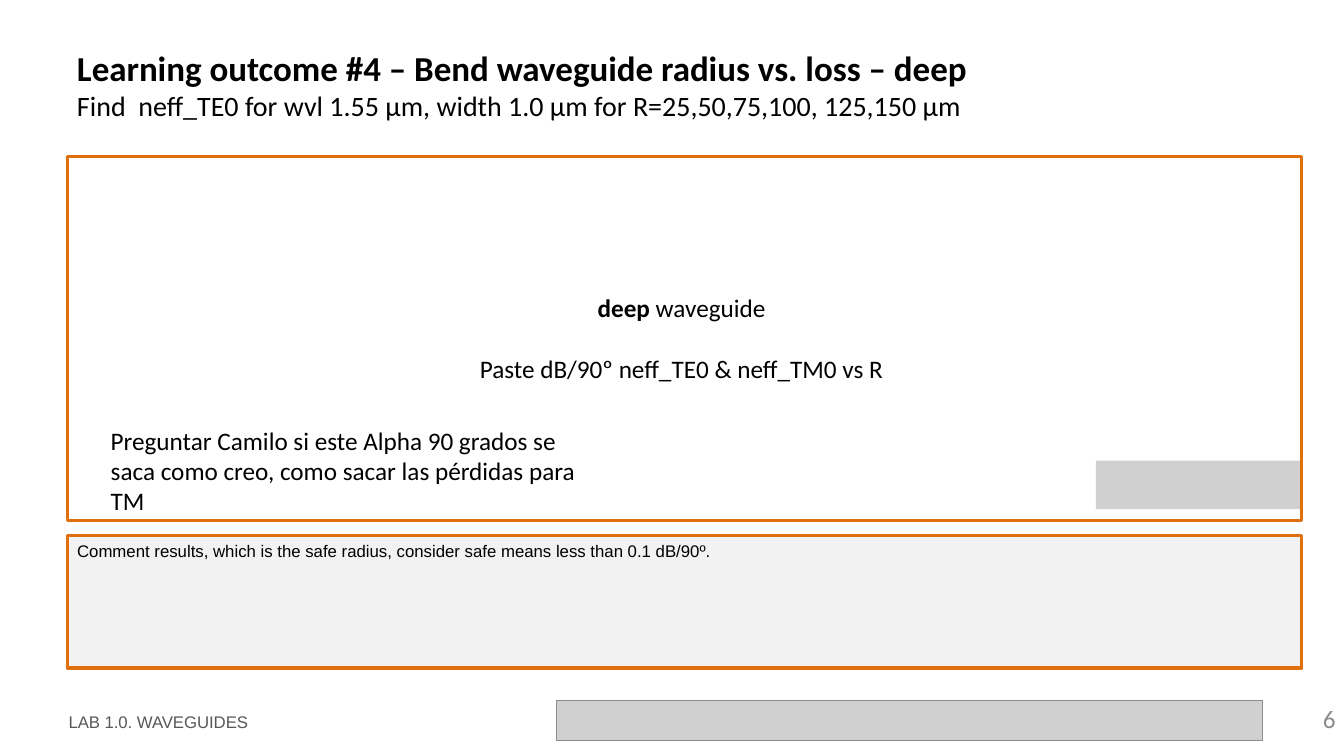
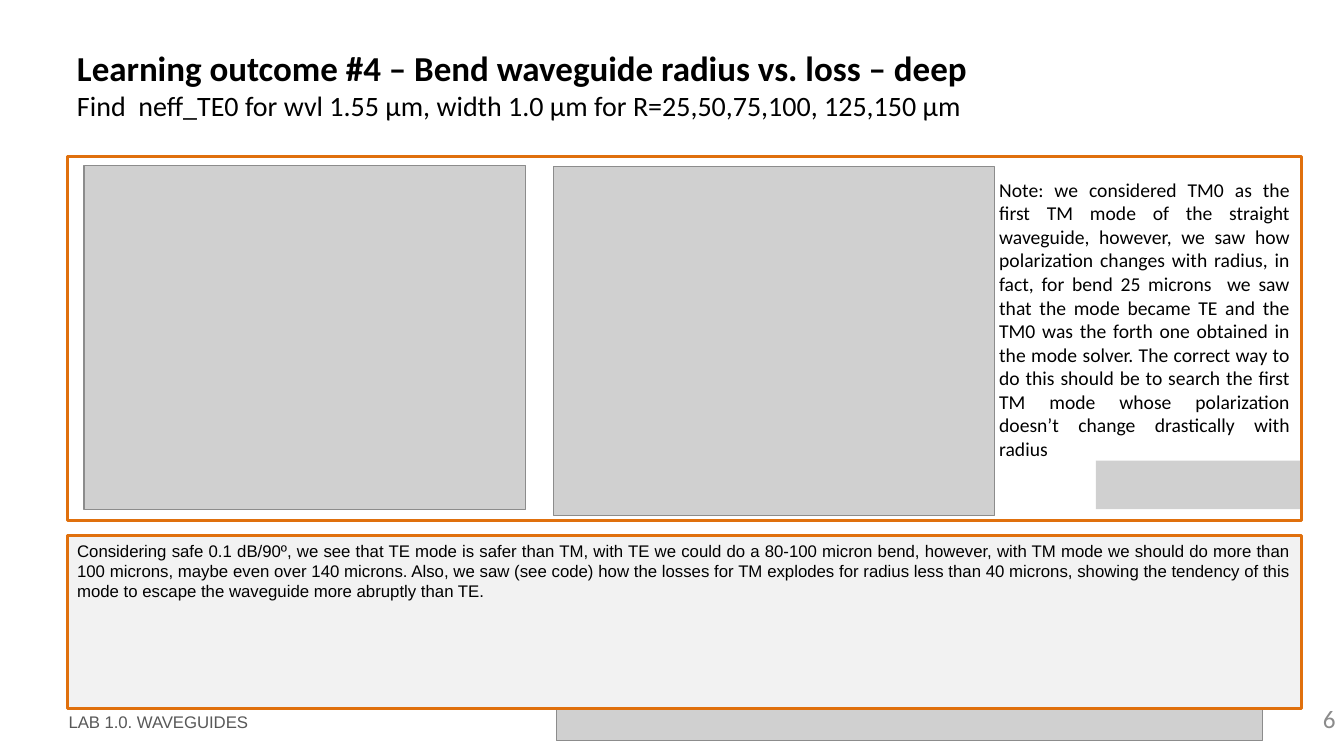
Before and after one commit to DBAEASE/pic-upv-lab1, a slide deck: slide 6 of LabBook_10.pptx. Drawn at 1344x756 pixels with LibreOffice and Linux fonts; fonts in the diff are those of the drawing; grey boxes stand for pictures; background and template pictures are left out. Boxes give left, top, right and bottom in pixels: in the first picture for what was removed or moved away, otherwise in the second. Text is boxed around its words. In the diff, an @@ line names an element or a change of style, - is before the commit and + after.

```diff
--- a/LabBook_10.pptx
+++ b/LabBook_10.pptx
@@ picture added at (84, 165, 525, 509) @@
@@ picture added at (554, 166, 995, 515) @@
@@ text added at (999, 183, 1290, 456), 14 pt, text #000000 @@
+Note: we considered TM0 as the first TM mode of the straight waveguide, however, we saw how polarization changes with radius, in fact, for bend 25 microns we saw that the mode became TE and the TM0 was the forth one obtained in the mode solver. The correct way to do this should be to search the first TM mode whose polarization doesn’t change drastically with radius
@@ text removed at (480, 299, 883, 382) @@
-deep waveguide
-Paste dB/90º neff_TE0 & neff_TM0 vs R
@@ text removed at (111, 432, 575, 510) @@
-Preguntar Camilo si este Alpha 90 grados se saca como creo, como sacar las pérdidas para TM
@@ rectangle "Considering safe 0.1 dB/90º, we ...": place and size @@
-rectangle "Considering safe 0.1 dB/90º, we ..." at (68, 536, 1303, 668)
+rectangle "Considering safe 0.1 dB/90º, we ..." at (68, 536, 1303, 710)
@@ text in rectangle at (77, 545, 1290, 601): text changed @@
-Comment results, which is the safe radius, consider safe means less than 0.1 dB/90º.
+Considering safe 0.1 dB/90º, we see that TE mode is safer than TM, with TE we could do a 80-100 micron bend, however, with TM mode we should do more than 100 microns, maybe even over 140 microns. Also, we saw (see code) how the losses for TM explodes for radius less than 40 microns, showing the tendency of this mode to escape the waveguide more abruptly than TE.
```
Also in this commit, not shown: 4 other slides changed, 1 slide removed, 1 other file.
